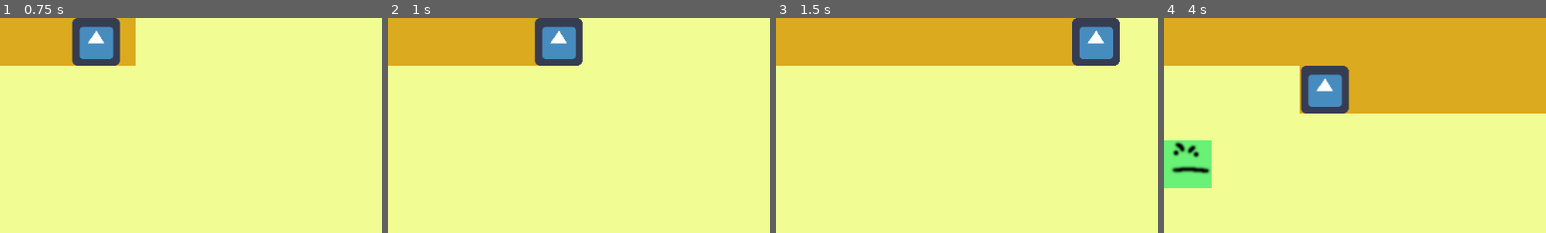
Above: before the commit, frames 1-4 (left to right).
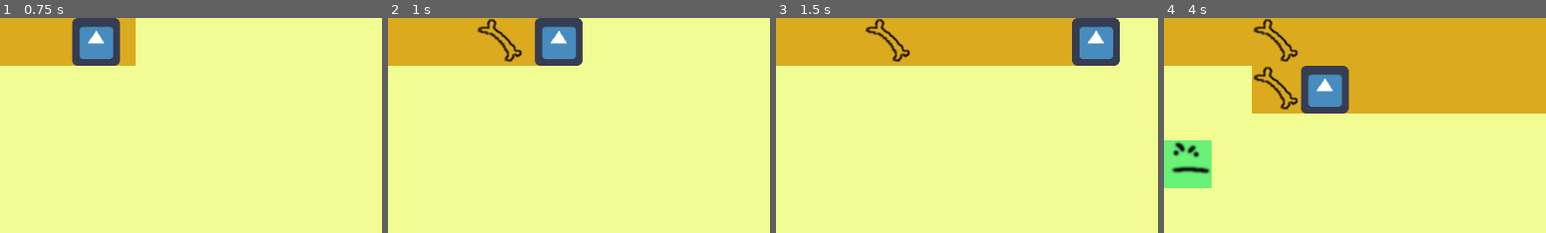
Above: after the commit, the same moments.

Repository: ImpeccableN/archeogame
Game: Godot game, scene res://Minigame1/Minigame1.tscn
Same seed, same stepped clock (60 frames per second), same inputs: the game is played once before the commit and once after it. The project has no main scene, so this scene is started directly. The engine's default icon, where the game draws it, is replaced by a stand-in: a white triangle on a blue panel in a dark square.
Inputs:
- Up to frame 1 (0.75 s): hold D (move_right) from 0.53 s (still down)
- Up to frame 2 (1 s): keep holding D (move_right)
- Up to frame 3 (1.5 s): release D (move_right) at 1.28 s; hold S (move_down) from 1.28 s (still down)
- Up to frame 4 (4 s): release S (move_down) at 2.03 s; hold D (move_right) 2.03-2.78 s; hold W (move_up) 2.78-3.53 s; hold A (move_left) from 3.53 s (still down)
The pictures show only the part of the screen within x 20-70%, y 0-50%; the shares and areas given below are measured in that part.

Frame 1 is identical in both runs. In frame 2, 0.6% of the frame differs, in the area x 23-36%, y 0-21%; in frame 3, 0.6%; in frame 4, 3.3%, in the area x 23-36%, y 0-45%.

Commit message:
Minigame1: truck spawns artefacts, prototype

Diff:
--- a/HeuneburgGame/Minigame1/Minigame1.gd
+++ b/HeuneburgGame/Minigame1/Minigame1.gd
@@ -5,6 +5,7 @@
 onready var truck_node = get_node("Truck")
 onready var tilemap = get_node("TileMap")
 onready var sun_node = get_node("Sun")
+export (PackedScene) var artefact_scene
 
 func _process(delta):
 	truck_position = truck_node.position
@@ -14,3 +15,9 @@
 	sun_position = sun_node.position
 	var sunny_tile : Vector2 = tilemap.world_to_map(sun_position)
 	tilemap.set_cellv(sunny_tile, 0)
+
+
+func _on_ArtefactSpawnTimer_timeout():
+	truck_position = truck_node.position
+	var artefact_tile : Vector2 = tilemap.world_to_map(Vector2(truck_position.x -50, truck_position.y))
+	tilemap.set_cellv(artefact_tile, 2)
--- a/HeuneburgGame/Minigame1/Minigame1.tscn
+++ b/HeuneburgGame/Minigame1/Minigame1.tscn
@@ -6,6 +6,8 @@
 [ext_resource path="res://Minigame1/Minigame1.gd" type="Script" id=4]
 [ext_resource path="res://Minigame1/Player.tscn" type="PackedScene" id=5]
 [ext_resource path="res://Minigame1/Truck.tscn" type="PackedScene" id=6]
+[ext_resource path="res://Minigame1/Artefact.tscn" type="PackedScene" id=7]
+[ext_resource path="res://Minigame1/Assets/Sprites/placeholder_artefact.png" type="Texture" id=8]
 
 [sub_resource type="ConvexPolygonShape2D" id=1]
 points = PoolVector2Array( 0, 0, 64, 0, 64, 64, 0, 64 )
@@ -74,9 +76,24 @@
 "shape_transform": Transform2D( 1, 0, 0, 1, 0, 0 )
 } ]
 1/z_index = 0
+2/name = "placeholder_artefact.png 2"
+2/texture = ExtResource( 8 )
+2/tex_offset = Vector2( 0, 0 )
+2/modulate = Color( 1, 1, 1, 1 )
+2/region = Rect2( 0, 0, 64, 64 )
+2/tile_mode = 0
+2/occluder_offset = Vector2( 0, 0 )
+2/navigation_offset = Vector2( 0, 0 )
+2/shape_offset = Vector2( 0, 0 )
+2/shape_transform = Transform2D( 1, 0, 0, 1, 0, 0 )
+2/shape_one_way = false
+2/shape_one_way_margin = 0.0
+2/shapes = [  ]
+2/z_index = 0
 
 [node name="Minigame1" type="Node"]
 script = ExtResource( 4 )
+artefact_scene = ExtResource( 7 )
 
 [node name="TileMap" type="TileMap" parent="."]
 tile_set = SubResource( 5 )
@@ -91,3 +108,8 @@
 
 [node name="Truck" parent="." instance=ExtResource( 6 )]
 position = Vector2( 31, 32 )
+
+[node name="ArtefactSpawnTimer" type="Timer" parent="."]
+autostart = true
+
+[connection signal="timeout" from="ArtefactSpawnTimer" to="." method="_on_ArtefactSpawnTimer_timeout"]
Not shown: 1 places in HeuneburgGame/Minigame1/Minigame1.tscn that only renumber resources
